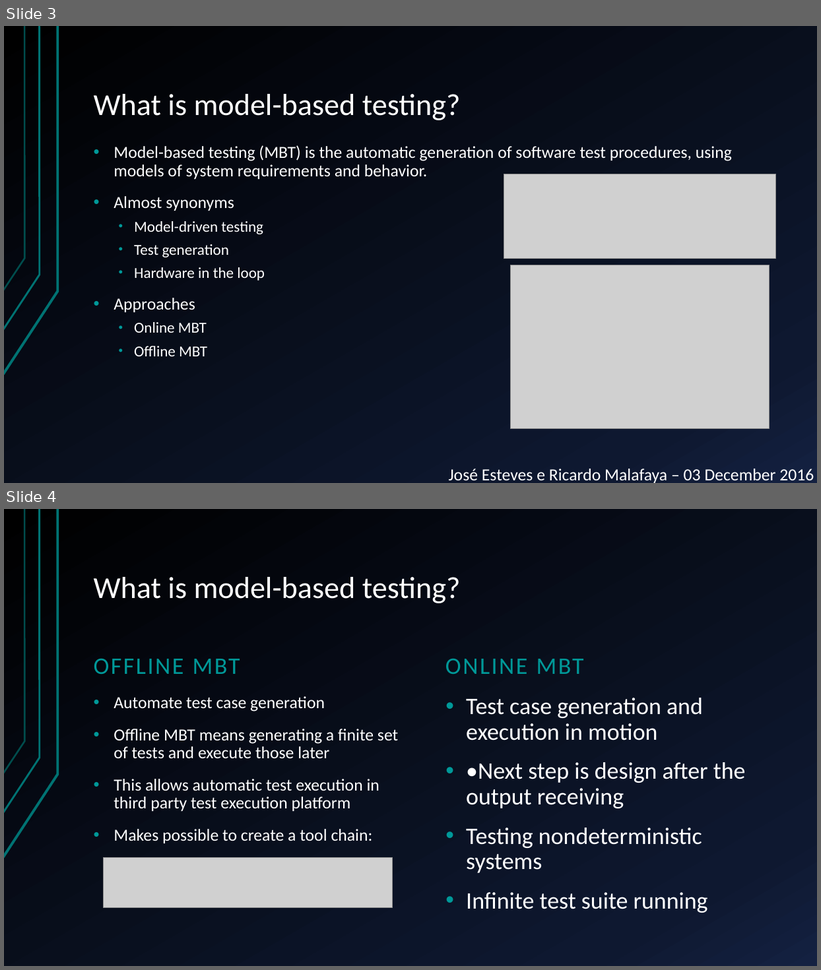
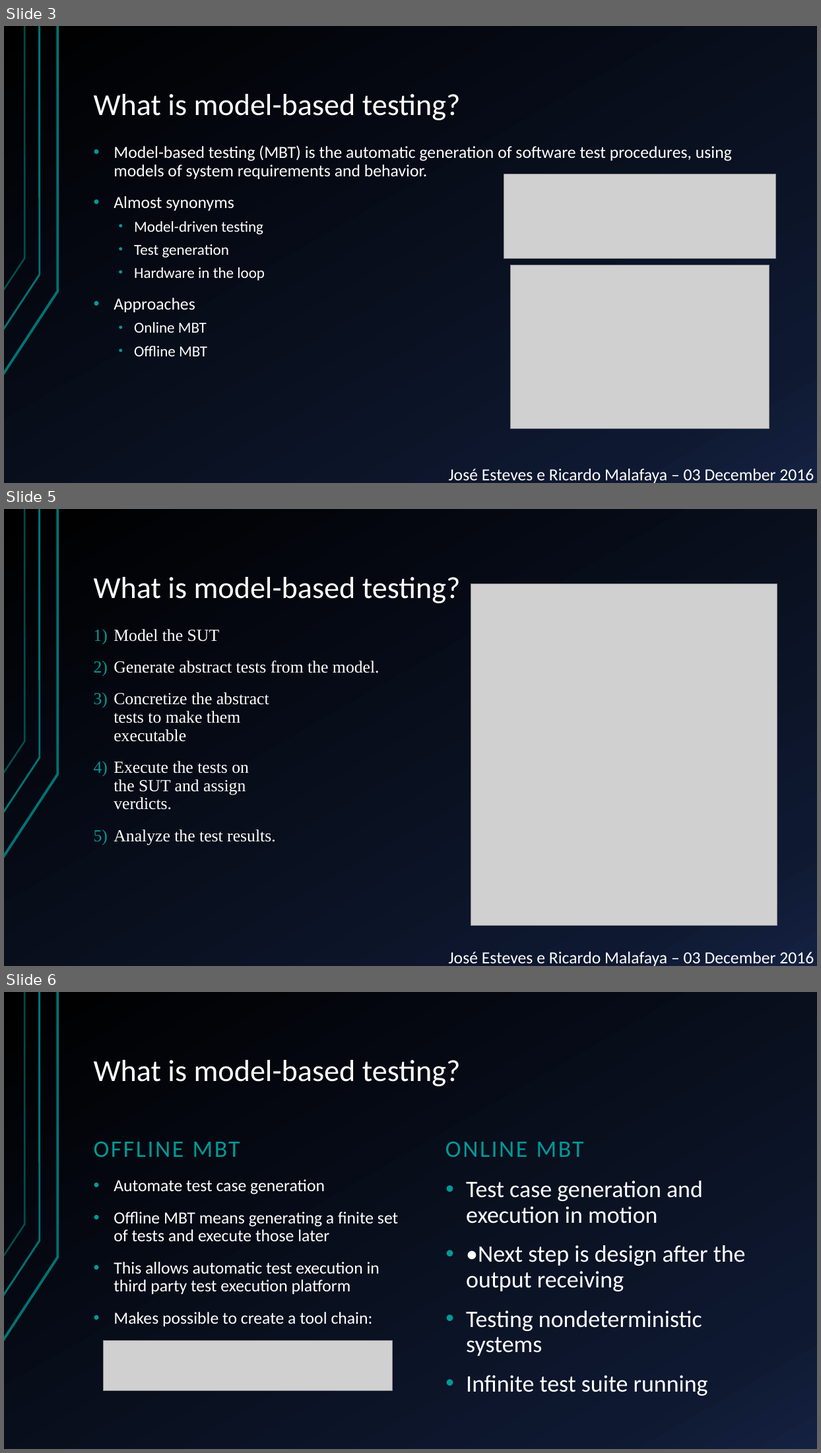
Before and after one commit to JGEsteves89/FEUP-MESW-TVVS-MBT, a slide deck: Presentation.pptx. Shown one above the other, each under a label of ours: slides 3 and 4 before the commit, slides 3, 5 and 6 after it; the slides between them are not shown. The pictures are 821x970 and 821x1453 pixels, drawn with LibreOffice and Linux fonts; fonts in the diff are those of the drawing; grey boxes stand for pictures. Boxes give left, top, right and bottom in pixels: in the first picture for what was removed or moved away, otherwise in the second. Text is boxed around its words. In the diff, an @@ line names an element or a change of style, - is before the commit and + after.

```diff
--- a/Presentation.pptx
+++ b/Presentation.pptx
@@ slide 5 added at [4, 509, 817, 966], background gradient #000000 to #0F1931 to #142242; not listed: 3 template elements that a slide beside it also shows @@
@@ title added at [94, 577, 461, 603], 36 pt, text #FFFFFF @@
+What is model-based testing?
@@ picture added at [471, 584, 777, 925] @@
@@ text added at [114, 629, 380, 845], 20 pt, text #FFFFFF @@
+1) Model the SUT
+2) Generate abstract tests from the model.
+3) Concretize the abstract
+   tests to make them
+   executable
+4) Execute the tests on
+   the SUT and assign
+   verdicts.
+5) Analyze the test results.
@@ text added at [449, 952, 814, 966], 20 pt, text #FFFFFF @@
+José Esteves e Ricardo Malafaya – 03 December 2016
@@ what was slide 4 is now slide 6 @@
```
Also in this commit, not shown: 3 slides changed, 1 other slide added.
